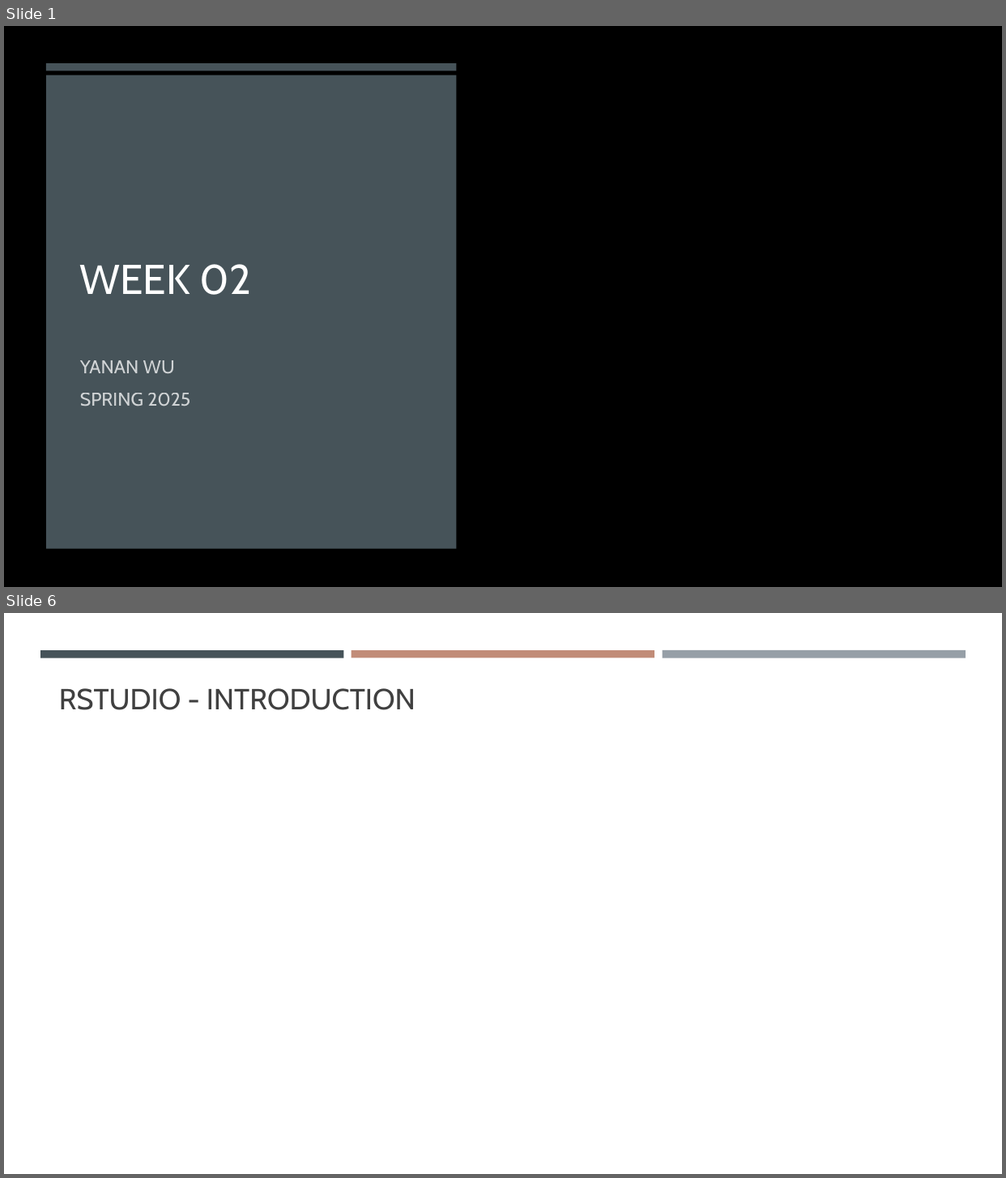
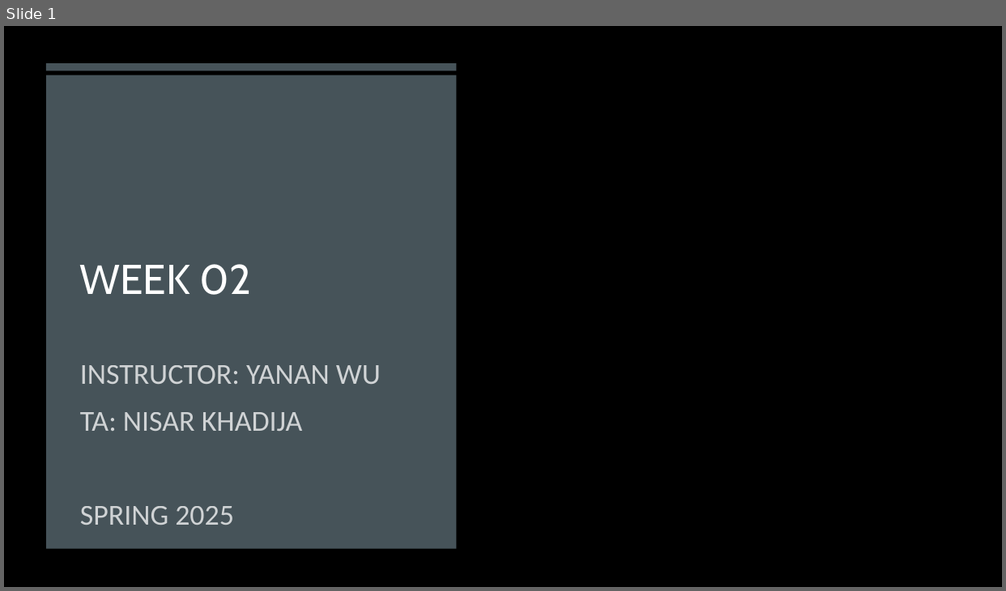
Before and after one commit to gisynw/geog-247, a slide deck: docs/Lectures/Week02/Week02_Intro.pptx. Shown one above the other, each under a label of ours: slides 1 and 6 before the commit, slide 1 after it; the slides between them are not shown. The pictures are 1006x1178 and 1006x591 pixels, drawn with LibreOffice and Linux fonts; fonts in the diff are those of the drawing; background and template pictures are left out. Boxes give left, top, right and bottom in pixels: in the first picture for what was removed or moved away, otherwise in the second. Text is boxed around its words. In the diff, an @@ line names an element or a change of style, - is before the commit and + after.

```diff
--- a/docs/Lectures/Week02/Week02_Intro.pptx
+++ b/docs/Lectures/Week02/Week02_Intro.pptx
@@ slide 6 removed at (4,613,1002,1174), background #FFFFFF @@
@@ rectangle removed at (40,650,344,658) @@
@@ rectangle removed at (351,650,654,658) @@
@@ rectangle removed at (662,650,965,658) @@
@@ title removed at (59,688,415,710) @@
-RSTUDIO - INTRODUCTION
@@ slide 1 changed as well @@
@@ subtitle at (80,365,381,431): text changed; size 18 to 28 pt; font Cabin to Calibri @@
-YANAN WU
+INSTRUCTOR: YANAN WU
+TA: NISAR KHADIJA
@@ subtitle at (80,506,234,525): size 18 to 28 pt, font Cabin to Calibri in "SPRING 2025"; more space between paragraphs @@
```
Also in this commit, not shown: 4 other slides removed, 5 other files.
